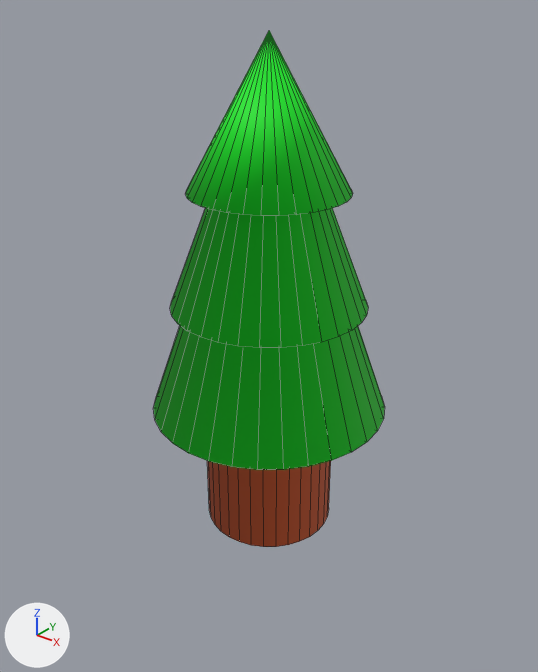
Renders of the FBX model Content/Meshes/planets/tree1.fbx from each side of a commit.
Camera for both pictures: a 50 mm camera at (6.28, -7.85, 8.06) aimed at (-0.12, 0.15, 3.1). The axes (+X, +Y, +Z) are drawn at lower left. The lights are the same throughout. Mesh edges are drawn as thin lines.

Script lines for the objects in view, before the commit:
```python
me_cylinder = bpy.data.meshes.new('Cylinder')
me_cylinder.from_pydata(...)  # 225 vertices, 225 faces; spans x -1.79..1.79, y -1.79..1.79, z -1.0..6.41
# faces by material slot: [192, 33]
me_cylinder.materials.append(mat_treeleaves)  # green #00e71f
me_cylinder.materials.append(mat_treetrunk)  # orange #e76633
ob_cylinder = bpy.data.objects.new('Cylinder', me_cylinder)
ob_cylinder.location = (0.0, 0.0, 1.02)
```
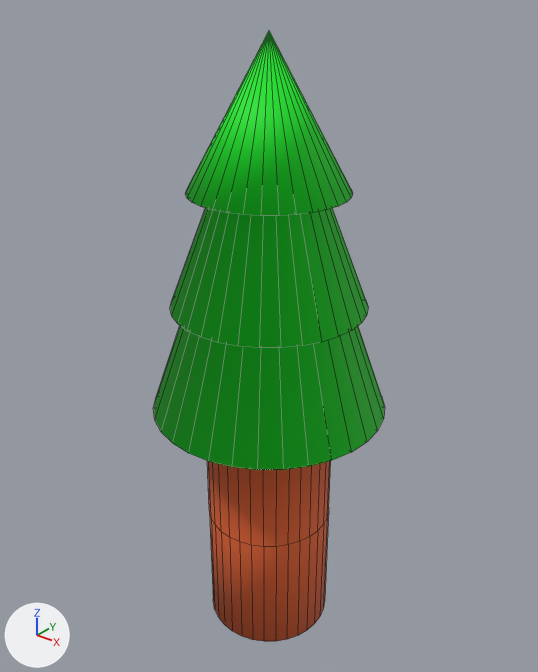
Boxes [x1, y1, x2, y2] around the edits, measured in the pictures (538 x 672 px):
'Cylinder', reshaped (18% taller): before [153, 31, 385, 547]; after [153, 31, 385, 641]
part 1 of me_cylinder, built on: after [209, 511, 329, 641]

The change in detail:
me_cylinder is used by ob_cylinder; location (0.0, 0.0, 1.02).
me_cylinder had 225 vertices, 225 faces and spanned x -1.79..1.79, y -1.79..1.79, z -1.0..6.41.
me_cylinder now has 257 vertices, 257 faces and spans x -1.79..1.79, y -1.79..1.79, z -3.04..6.41.
Part 1, on me_cylinder:
1 face is deleted.
32 new vertices lie (0.0, 0.0, -2.04) away from vertices in x -1.0..1.0, y -1.0..1.0, z -1.0.
33 new faces join them, mat_treetrunk (orange #e76633).
